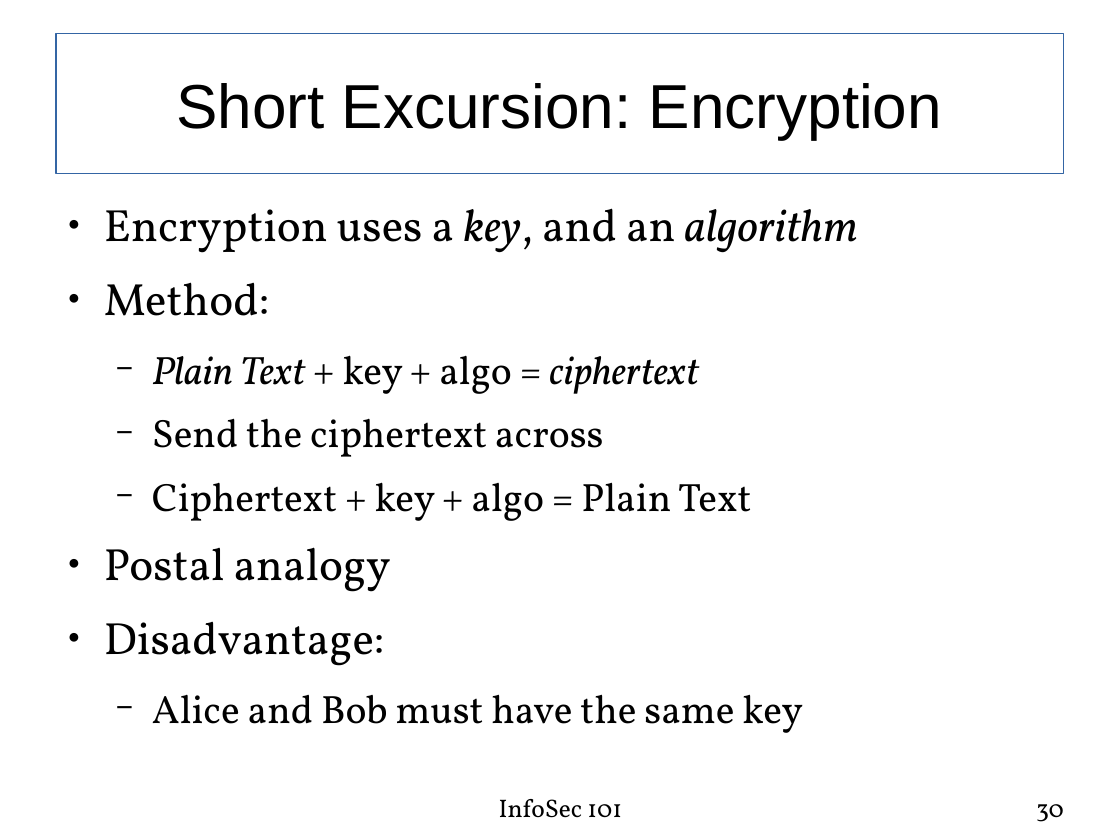
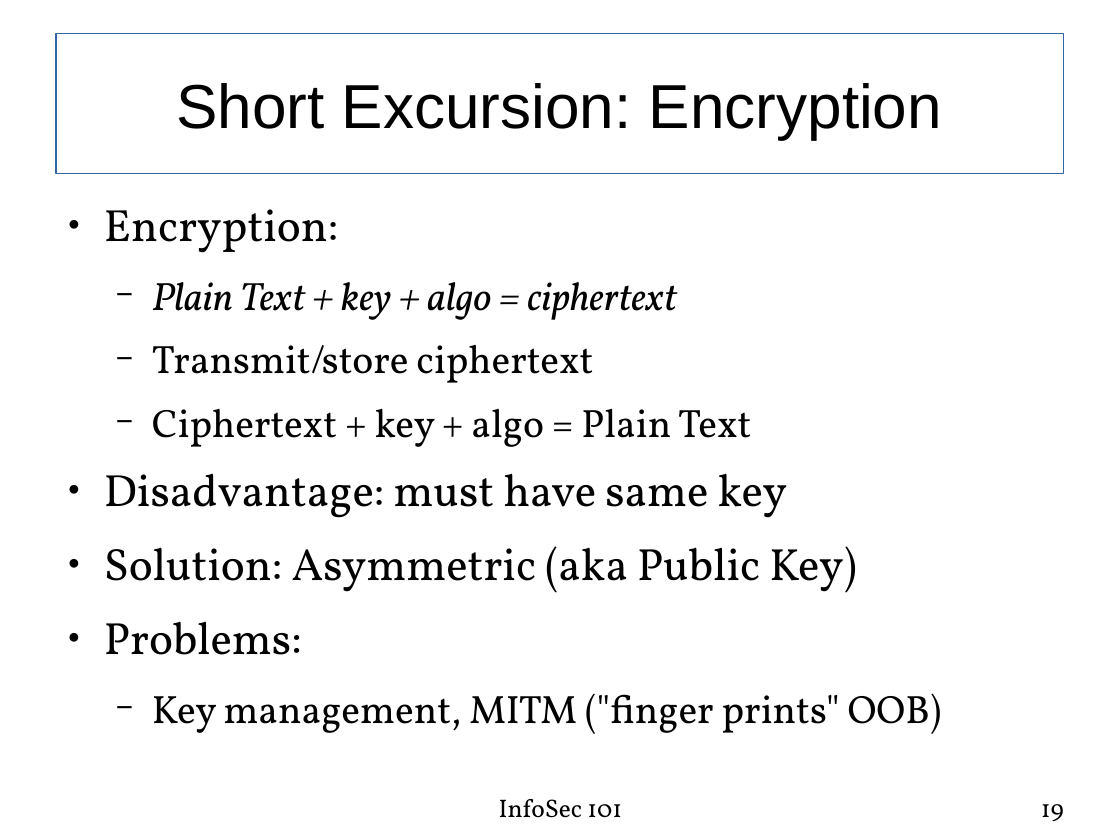
Before and after one commit to fabianlischka/InfoSec101, a slide deck: slide 19 of public/presentations/InfoSec101-Presentation-FCC-2015-02-26.odp (slide 30 before the commit). Drawn at 1120x840 pixels with LibreOffice and Linux fonts; fonts in the diff are those of the drawing. Boxes give left, top, right and bottom in pixels: in the first picture for what was removed or moved away, otherwise in the second. Text is boxed around its words. In the diff, an @@ line names an element or a change of style, - is before the commit and + after.

```diff
--- a/public/presentations/InfoSec101-Presentation-FCC-2015-02-26.odp
+++ b/public/presentations/InfoSec101-Presentation-FCC-2015-02-26.odp
@@ text at (104, 209, 339, 253): text changed @@
-● Encryption uses a key, and an algorithm
-● Method:
+● Encryption:
@@ text at (152, 282, 676, 320): italic on in "+ key + algo =" @@
@@ text at (152, 345, 593, 383): text changed @@
-  − Send the ciphertext across
+  − Transmit/store ciphertext
@@ text at (104, 473, 942, 734): text changed; size 28 to 32 pt @@
-● Postal analogy
-● Disadvantage:
-  − Alice and Bob must have the same key
+● Disadvantage: must have same key
+● Solution: Asymmetric (aka Public Key)
+● Problems:
+  − Key management, MITM ("finger prints" OOB)
@@ page number at (1041, 804, 1064, 821): text changed @@
-30
+19
```
Also in this commit, not shown: 22 other slides changed, 14 slides removed, 1 other file.
